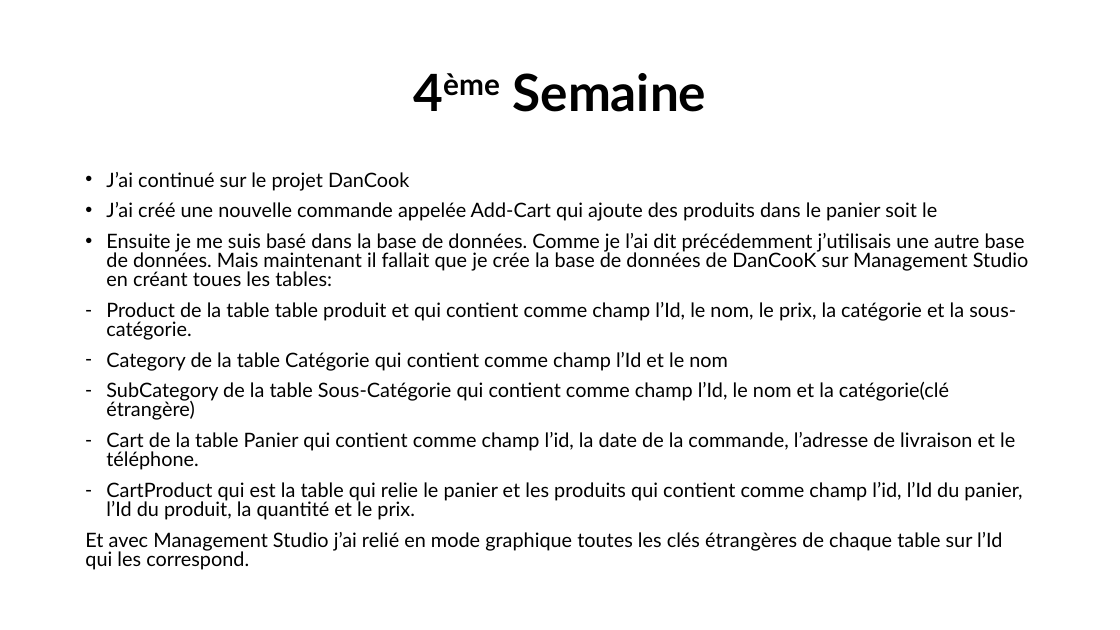
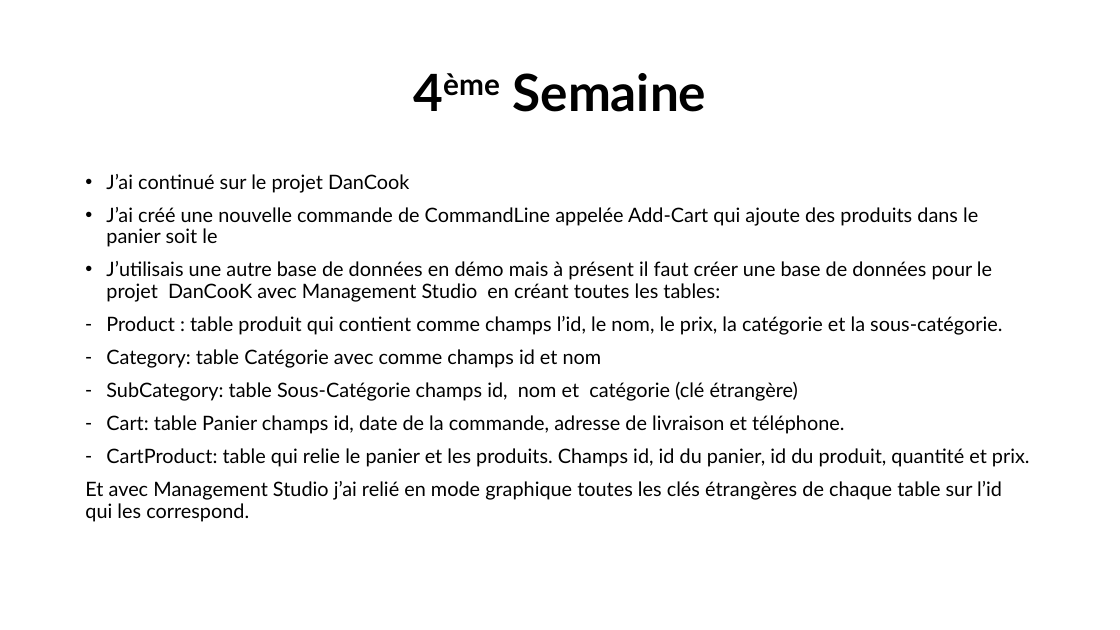
Before and after one commit to alimakri/DanCookStage, a slide deck: slide 14 of Documents/DanCook_Stage.pptx. Drawn at 1120x630 pixels with LibreOffice and Linux fonts; fonts in the diff are those of the drawing. Boxes give left, top, right and bottom in pixels: in the first picture for what was removed or moved away, otherwise in the second. Text is boxed around its words. In the diff, an @@ line names an element or a change of style, - is before the commit and + after.

```diff
--- a/Documents/DanCook_Stage.pptx
+++ b/Documents/DanCook_Stage.pptx
@@ text at (106,174,409,193): line spacing 0.8 to 0.9 @@
@@ text at (85,207,1030,522): text changed @@
-• J’ai créé une nouvelle commande appelée Add-Cart qui ajoute des produits dans le panier soit le
-• Ensuite je me suis basé dans la base de données. Comme je l’ai dit précédemment j’utilisais une autre base de données. Mais maintenant il fallait que je crée la base de données de DanCooK sur Management Studio en créant toues les tables:
-– Product de la table table produit et qui contient comme champ l’Id, le nom, le prix, la catégorie et la sous-catégorie.
-– Category de la table Catégorie qui contient comme champ l’Id et le nom
-– SubCategory de la table Sous-Catégorie qui contient comme champ l’Id, le nom et la catégorie(clé étrangère)
-– Cart de la table Panier qui contient comme champ l’id, la date de la commande, l’adresse de livraison et le téléphone.
-– CartProduct qui est la table qui relie le panier et les produits qui contient comme champ l’id, l’Id du panier, l’Id du produit, la quantité et le prix.
-Et avec Management Studio j’ai relié en mode graphique toutes les clés étrangères de chaque table sur l’Id qui les correspond.
+• J’ai créé une nouvelle commande de CommandLine appelée Add-Cart qui ajoute des produits dans le panier soit le
+• J’utilisais une autre base de données en démo mais à présent il faut créer une base de données pour le projet DanCooK avec Management Studio en créant toutes les tables:
+– Product : table produit qui contient comme champs l’id, le nom, le prix, la catégorie et la sous-catégorie.
+– Category: table Catégorie avec comme champs id et nom
+– SubCategory: table Sous-Catégorie champs id, nom et catégorie (clé étrangère)
+– Cart: table Panier champs id, date de la commande, adresse de livraison et téléphone.
+– CartProduct: table qui relie le panier et les produits. Champs id, id du panier, id du produit, quantité et prix.
+Et avec Management Studio j’ai relié en mode graphique toutes les clés étrangères de chaque table sur l’id qui les correspond.
```
Also in this commit, not shown: 7 other slides changed.
